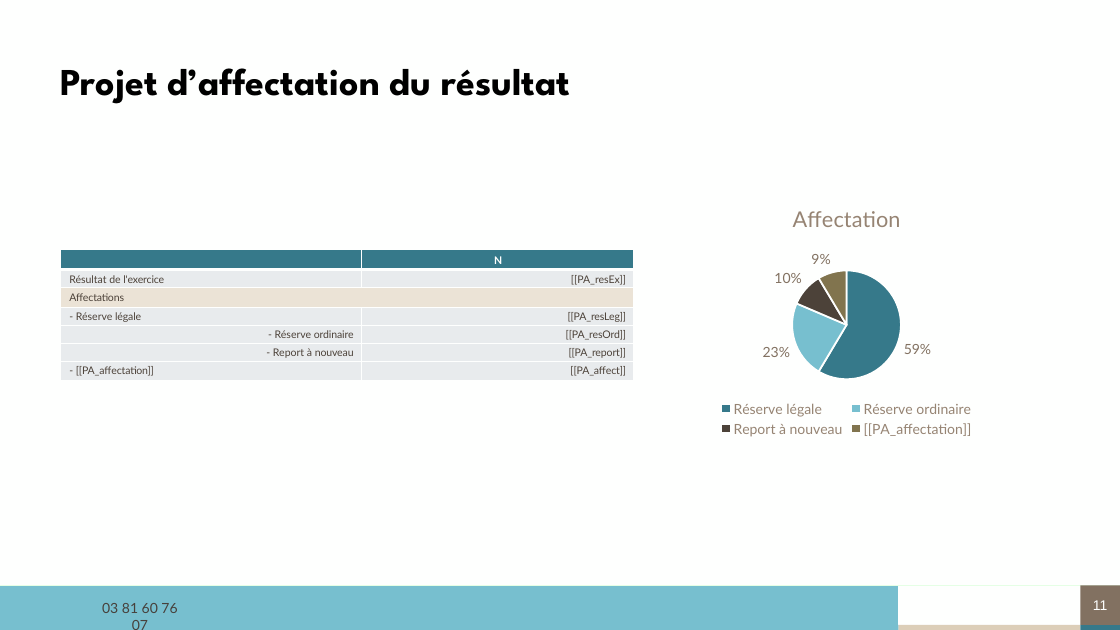
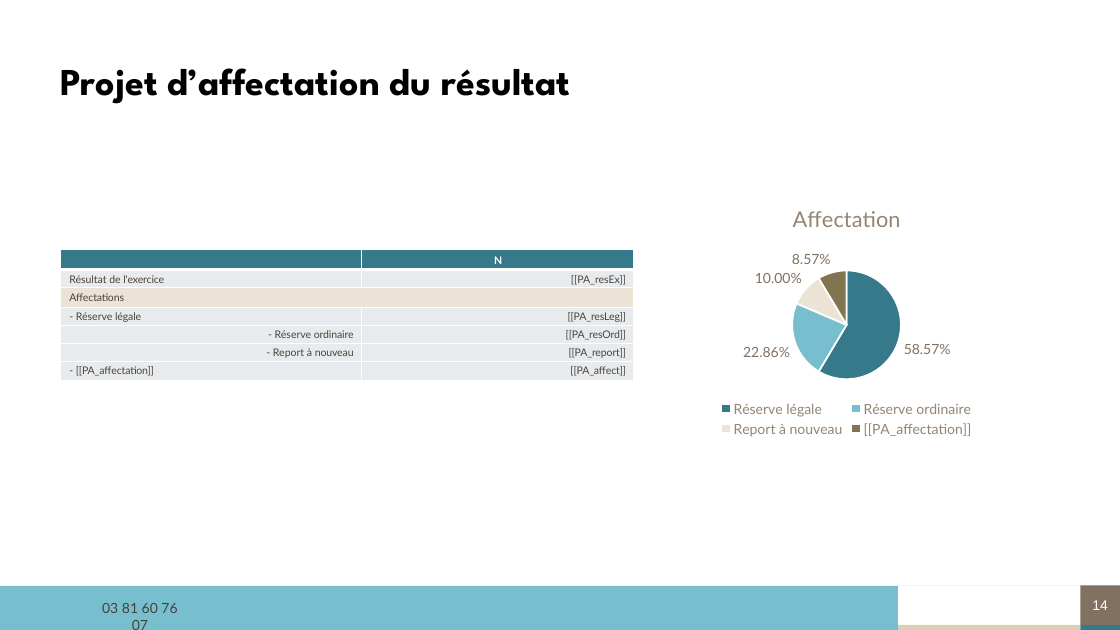
Before and after one commit to ldebouche/Projet1_lettre_fin_de_mission, a slide deck: slide 14 of backend/src/templates/modele_complet.pptm (slide 11 before the commit). Drawn at 1120x630 pixels with LibreOffice and Linux fonts; fonts in the diff are those of the drawing; background and template pictures are left out. Boxes give left, top, right and bottom in pixels: in the first picture for what was removed or moved away, otherwise in the second. Text is boxed around its words. In the diff, an @@ line names an element or a change of style, - is before the commit and + after.

```diff
--- a/backend/src/templates/modele_complet.pptm
+++ b/backend/src/templates/modele_complet.pptm
@@ pie chart at (662,190,1032,440) @@
@@ Affectation, Réserve légale: 59 to 58.57 @@
@@ Affectation, Réserve ordinaire: 23 to 22.86 @@
@@ Affectation, [[PA_affectation]]: 9 to 8.57 @@
@@ data labels of Affectation changed @@
@@ colours of single points changed @@
@@ page number at (1092,600,1108,610): text changed @@
-11
+14
```
Also in this commit, not shown: 3 other slides changed, 3 slides added, 2 slides removed, 12 other files.
